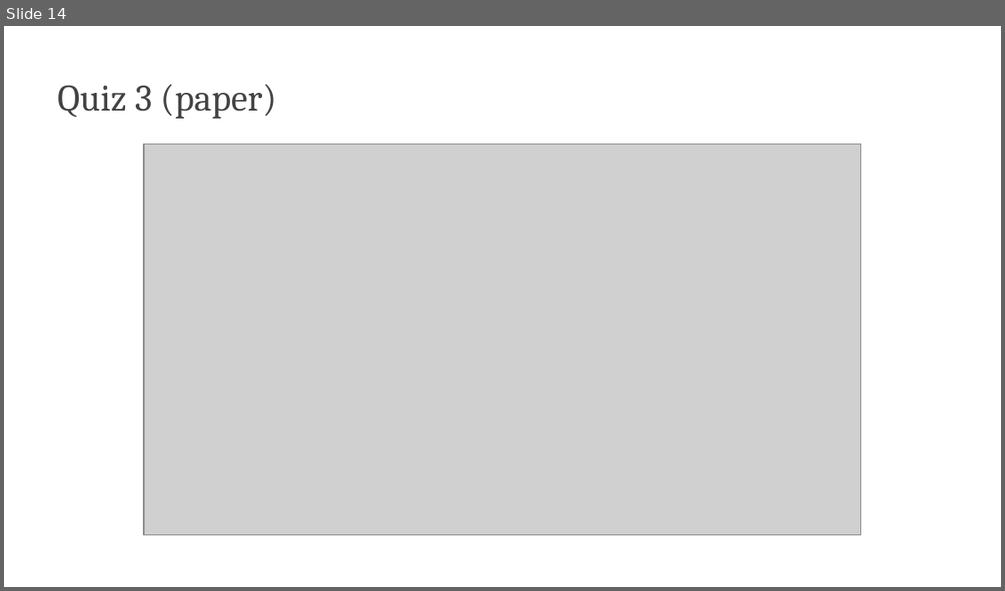
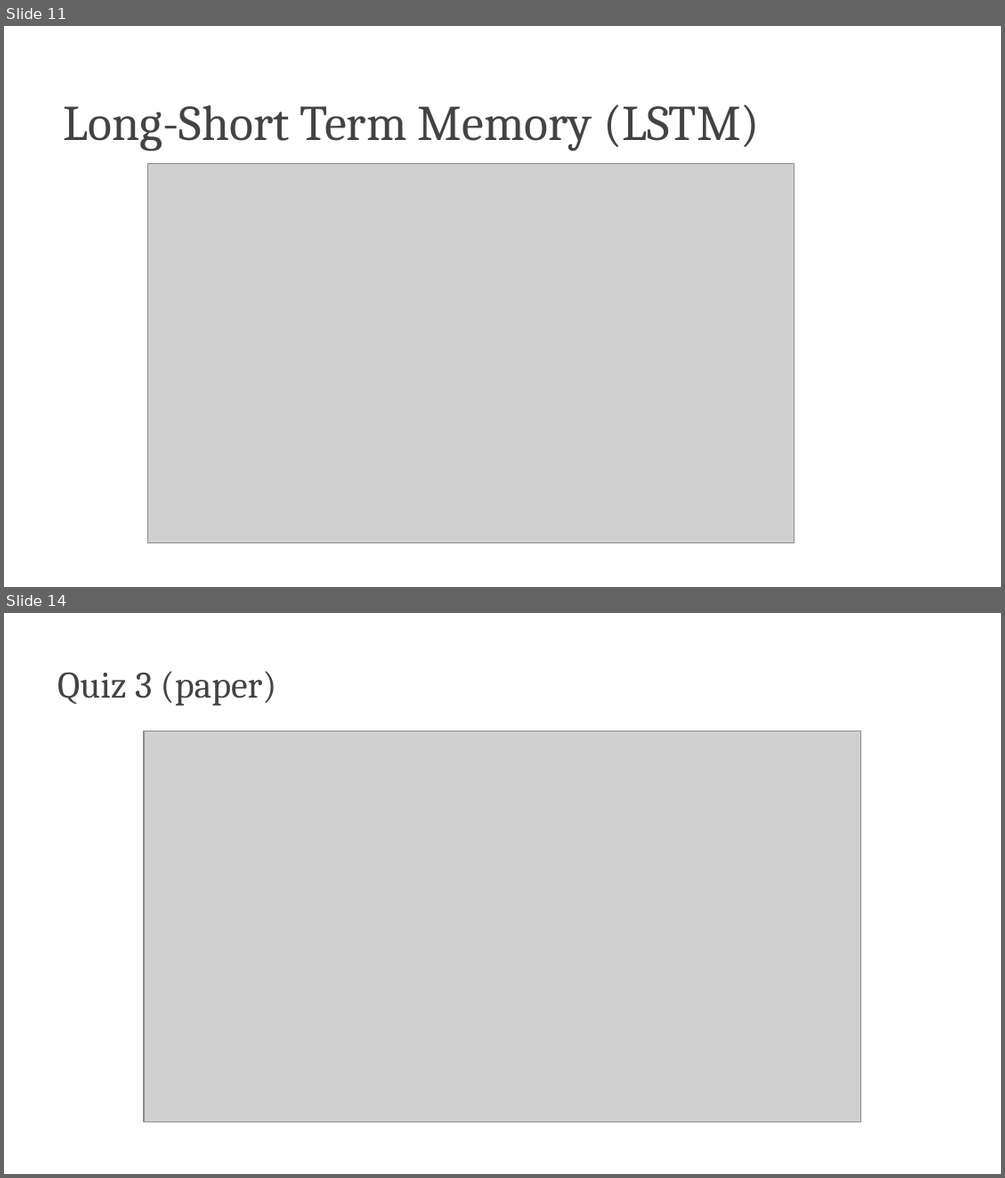
Before and after one commit to edavalosanaya/CSCI3495_NLP_LLMs_Student, a slide deck: weeks/week-05/class-02/lecture/slides.pptx. Shown one above the other, each under a label of ours: slide 14 before the commit, slides 11 and 14 after it; the slides between them are not shown. The pictures are 1005x591 and 1005x1178 pixels, drawn with LibreOffice and Linux fonts; fonts in the diff are those of the drawing; grey boxes stand for pictures; background and template pictures are left out. Boxes give left, top, right and bottom in pixels: in the first picture for what was removed or moved away, otherwise in the second. Text is boxed around its words. In the diff, an @@ line names an element or a change of style, - is before the commit and + after.

Commit message:
Publish course materials (b2f6c4dc)
Generated by scripts/publish_student.py from the source repository at b2f6c4dc: "W5C2: seq2seq LSTM translator on real Tatoeba data"

```diff
--- a/weeks/week-05/class-02/lecture/slides.pptx
+++ b/weeks/week-05/class-02/lecture/slides.pptx
@@ slide 11 added at [4,26,1001,587], background #FFFFFF @@
@@ title added at [64,104,760,151], 36 pt, text #434343 @@
+Long-Short Term Memory (LSTM)
@@ picture added at [147,164,793,542] @@
```
Also in this commit, not shown: 1 slide changed, 12 other slides added, 14 slides removed, 35 other files.
